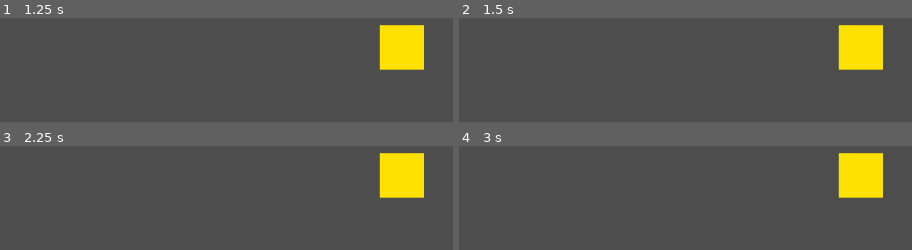
Above: before the commit, frames 1-4 (two rows, left to right).
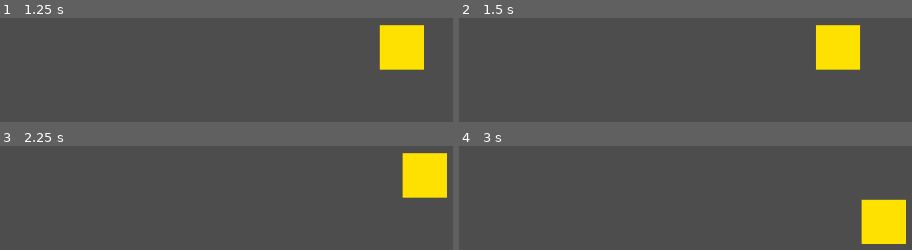
Above: after the commit, the same moments.

Repository: levbax69/GTA
Game: Godot game, scene res://control.tscn
Same seed, same stepped clock (60 frames per second), same inputs: the game is played once before the commit and once after it.
Inputs:
- Up to frame 1 (1.25 s): click "Press 'Enter' to start" at 0.5 s
- Up to frame 2 (1.5 s): tap Enter at 1.25 s; tap Left (a) at 1.35 s
- Up to frame 3 (2.25 s): tap Right (d) at 1.55, 2.1 s; tap Space at 2 s
- Up to frame 4 (3 s): tap Down (s) at 2.3, 2.85 s; tap Enter at 2.75 s

Frame 1 is identical in both runs. In frame 2, 4.4% of the frame differs, in the area x 78-94%, y 6-50%; in frame 3, 4.5%; in frame 4, 8.6%, in the area x 83-99%, y 6-95%.

Commit message:
1.0.3
Fixed movement

Diff:
--- a/Player.tscn
+++ b/Player.tscn
@@ -1,7 +1,11 @@
-[gd_scene load_steps=9 format=3 uid="uid://bglaya1lgino4"]
+[gd_scene load_steps=10 format=3 uid="uid://bglaya1lgino4"]
 
 [ext_resource type="Script" uid="uid://cbeq3s80hsnxm" path="res://character_body_2d.gd" id="1_kpjcp"]
 [ext_resource type="Texture2D" uid="uid://chd0obiefxdub" path="res://Character/New Piskel (1).png" id="2_kne1u"]
+
+[sub_resource type="AtlasTexture" id="AtlasTexture_kpjcp"]
+atlas = ExtResource("2_kne1u")
+region = Rect2(0, 0, 1024, 1024)
 
 [sub_resource type="AtlasTexture" id="AtlasTexture_0e48y"]
 atlas = ExtResource("2_kne1u")
@@ -23,6 +27,14 @@
 animations = [{
 "frames": [{
 "duration": 1.0,
+"texture": SubResource("AtlasTexture_kpjcp")
+}],
+"loop": true,
+"name": &"idle",
+"speed": 5.0
+}, {
+"frames": [{
+"duration": 1.0,
 "texture": SubResource("AtlasTexture_0e48y")
 }, {
 "duration": 1.0,
@@ -35,7 +47,7 @@
 "texture": SubResource("AtlasTexture_q6r6c")
 }],
 "loop": true,
-"name": &"new_animation",
+"name": &"walking",
 "speed": 4.0
 }]
 
@@ -45,10 +57,10 @@
 [node name="CharacterBody2D" type="CharacterBody2D"]
 script = ExtResource("1_kpjcp")
 
-[node name="AnimatedSprite2D" type="AnimatedSprite2D" parent="."]
+[node name="sprite" type="AnimatedSprite2D" parent="."]
 position = Vector2(109, 112)
 sprite_frames = SubResource("SpriteFrames_e80uo")
-animation = &"new_animation"
+animation = &"idle"
 
 [node name="CollisionShape2D" type="CollisionShape2D" parent="."]
 position = Vector2(77, 48)
--- a/character_body_2d.gd
+++ b/character_body_2d.gd
@@ -3,10 +3,20 @@
 @export var movement_speed : float = 500
 var character_direction : Vector2
 
-func _physics_process(_delta):
-	character_direction.x = Input.get_axis("a", "d")
-	character_direction.y = Input.get_axis("w", "s")
+func _physics_process(delta):
+	character_direction .x = Input.get_axis("a","d")
+	character_direction .y = Input.get_axis("w","s")
 
 	#flip
+	if character_direction.x > 0: $sprite.flip_h = false
+	elif  character_direction.x > 0: $sprite.flip_h = true
+
+	if character_direction:
+		velocity = character_direction * movement_speed
+		if $sprite.animation != "walking": $sprite.animation = "walking"
+	else:
+		velocity = velocity.move_toward(Vector2.ZERO, movement_speed)
+		if $sprite.animation != "idle":
+			$sprite.animation = "idle"
 
 	move_and_slide()
